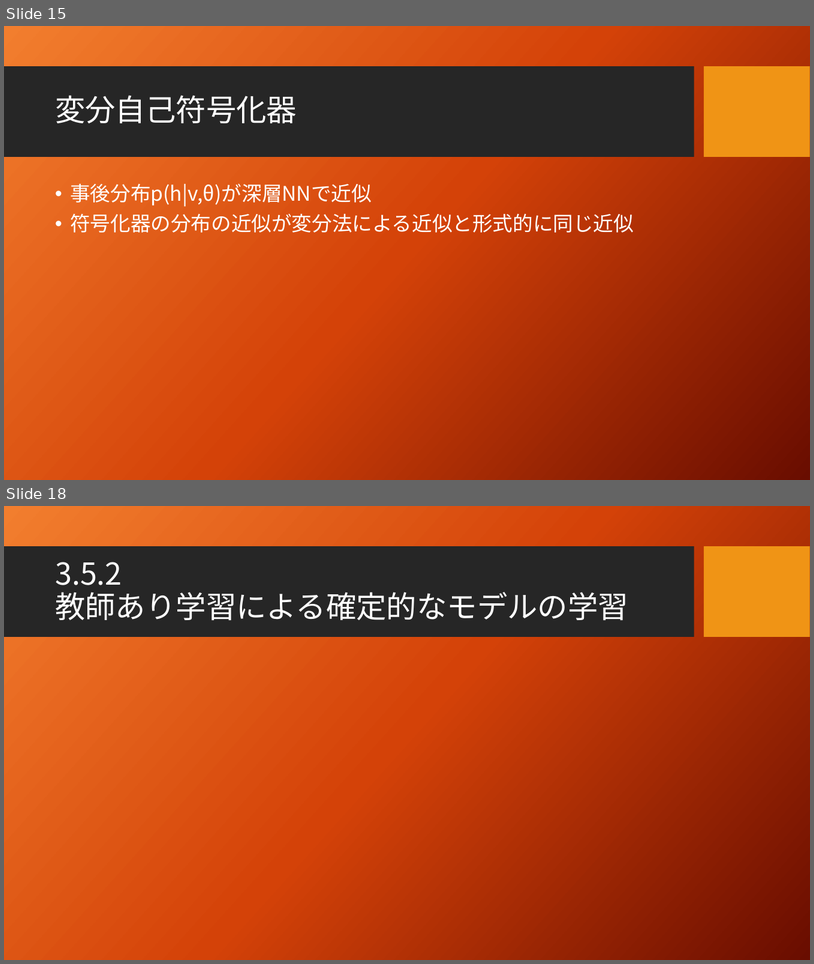
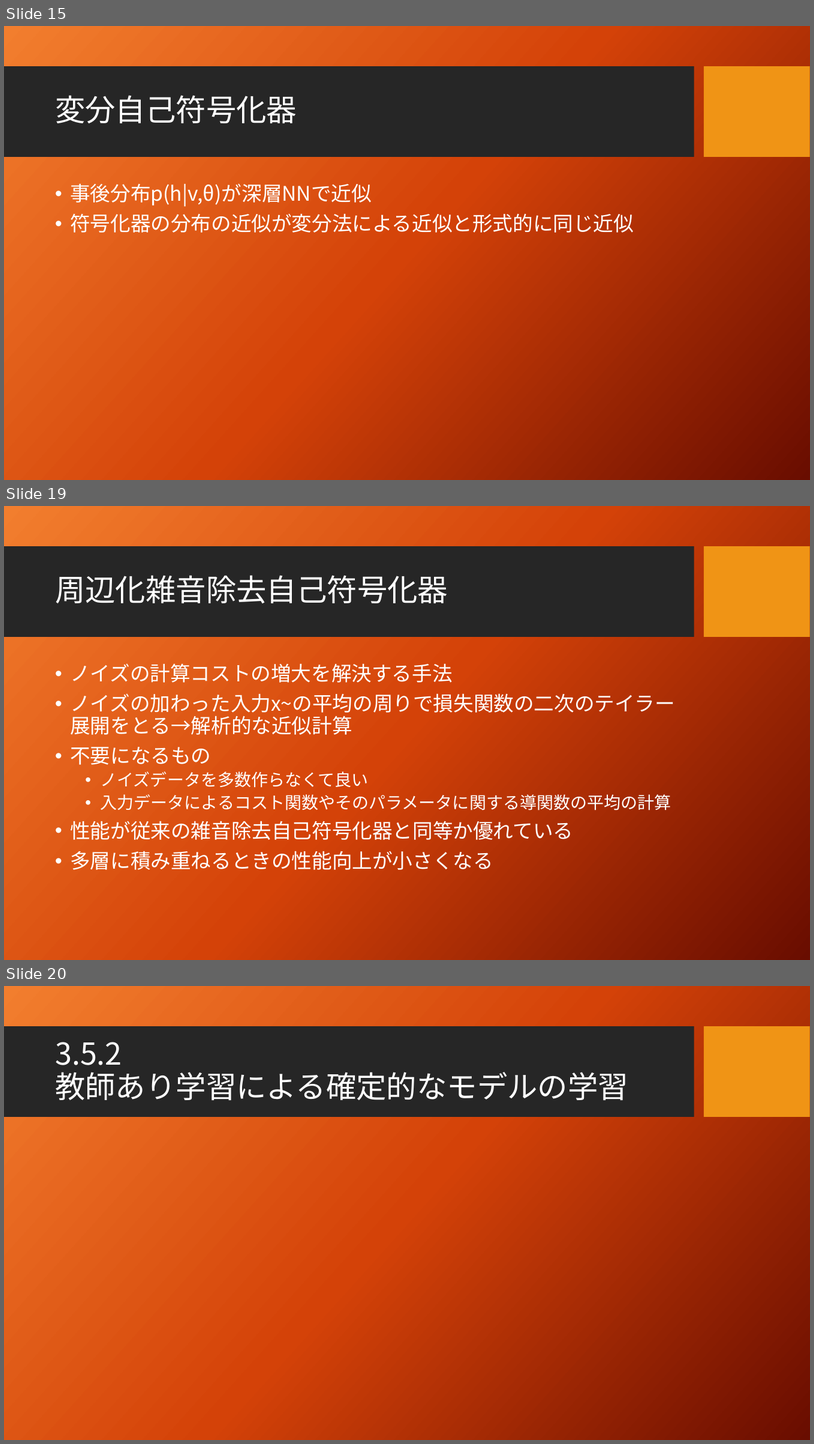
Before and after one commit to seigenji/deep_learning, a slide deck: deep_learning3.4.pptx. Shown one above the other, each under a label of ours: slides 15 and 18 before the commit, slides 15, 19 and 20 after it; the slides between them are not shown. The pictures are 814x964 and 814x1444 pixels, drawn with LibreOffice and Linux fonts; fonts in the diff are those of the drawing; background and template pictures are left out. Boxes give left, top, right and bottom in pixels: in the first picture for what was removed or moved away, otherwise in the second. Text is boxed around its words. In the diff, an @@ line names an element or a change of style, - is before the commit and + after.

```diff
--- a/deep_learning3.4.pptx
+++ b/deep_learning3.4.pptx
@@ slide 19 added at (4, 506, 810, 960), background picture (left out); not listed: 2 template elements that a slide beside it also shows @@
@@ title added at (55, 575, 448, 603), 36 pt, text #FFFFFF @@
+周辺化雑音除去自己符号化器
@@ text added at (70, 663, 675, 870), 24 pt, text #FFFFFF @@
+• ノイズの計算コストの増大を解決する手法
+• ノイズの加わった入力x~の平均の周りで損失関数の二次のテイラー展開をとる→解析的な近似計算
+• 不要になるもの
+  • ノイズデータを多数作らなくて良い
+  • 入力データによるコスト関数やそのパラメータに関する導関数の平均の計算
+• 性能が従来の雑音除去自己符号化器と同等か優れている
+• 多層に積み重ねるときの性能向上が小さくなる
@@ what was slide 18 is now slide 20 @@
```
Also in this commit, not shown: 3 slides changed, 1 other slide added.
